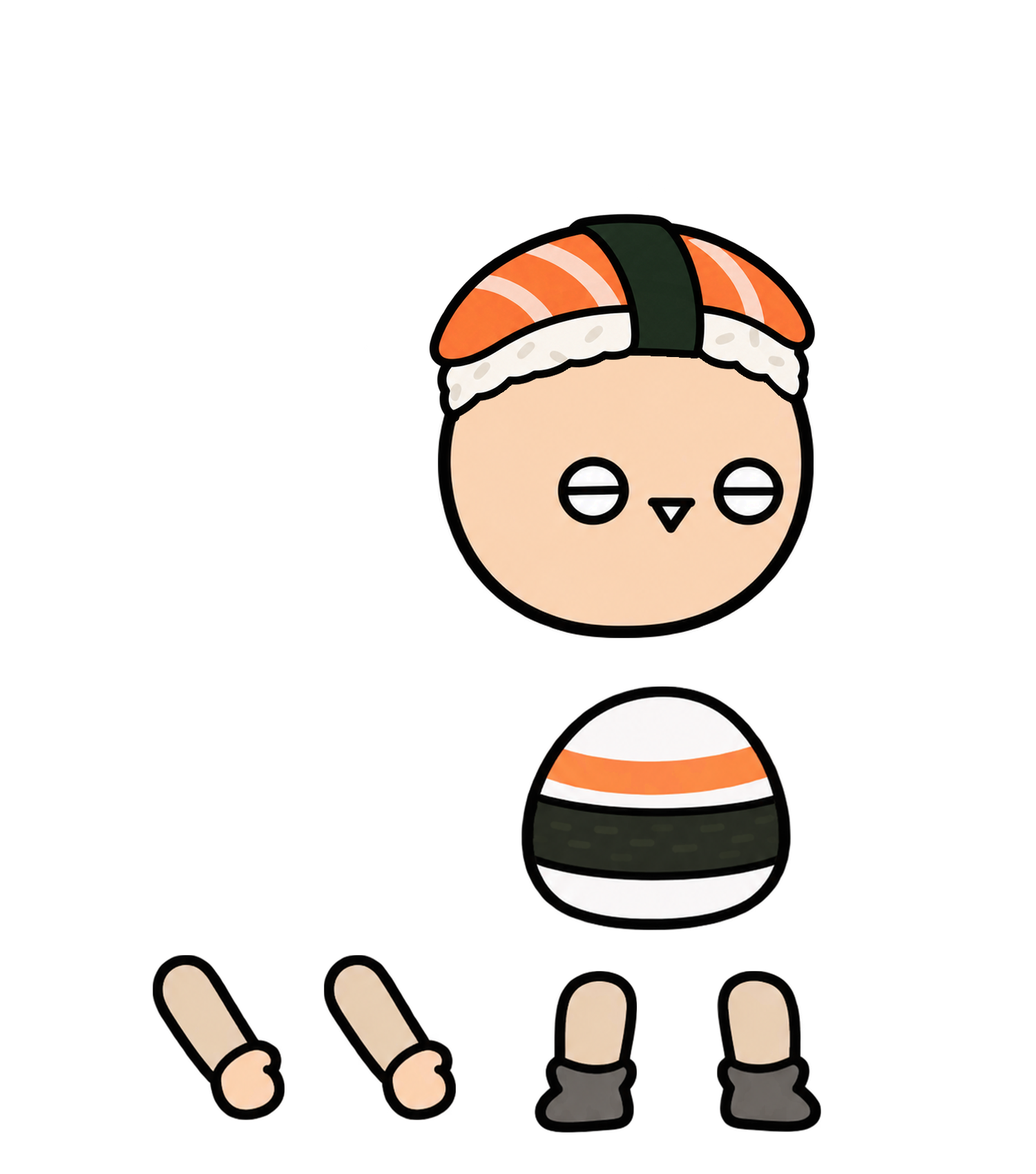
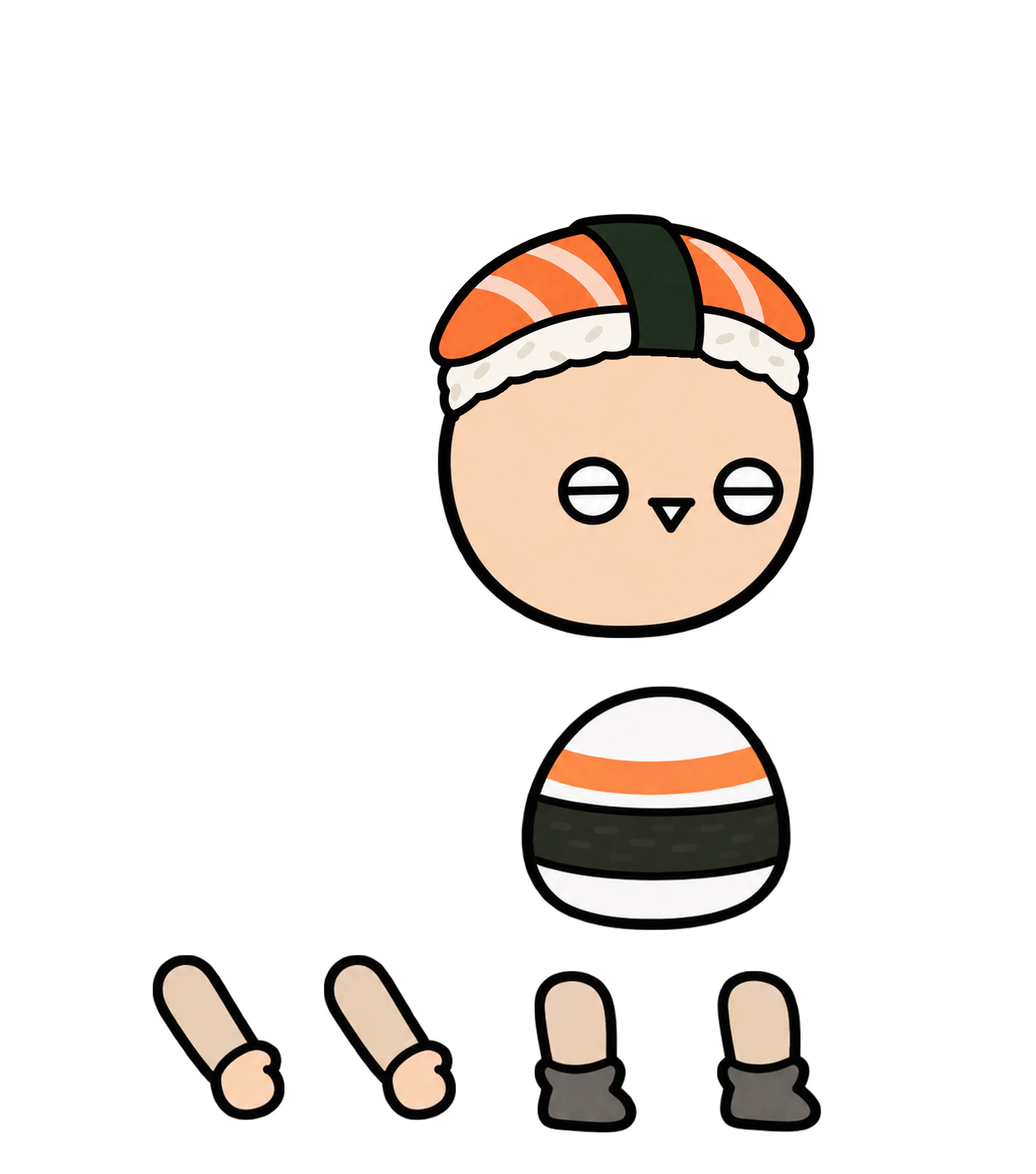
Two versions of the same layered image (1036 x 1174). Layer-by-layer changes:
painted on "다리1" over [left=534, top=970, right=637, bottom=1133]
